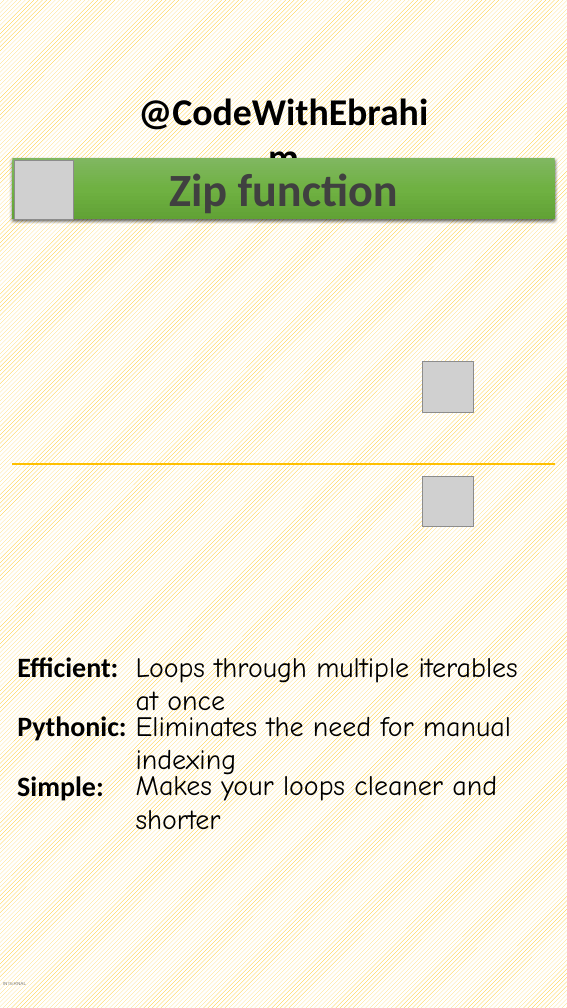
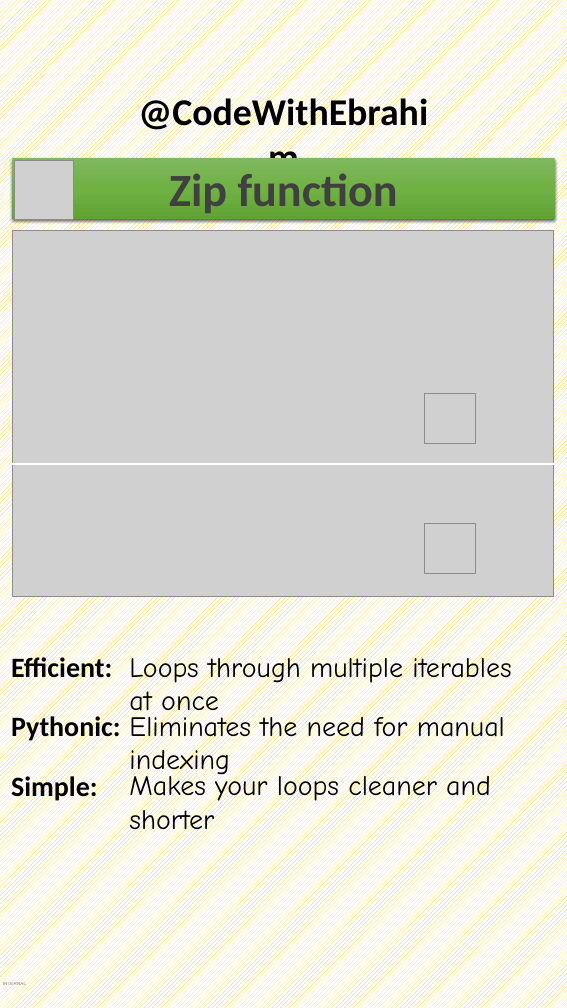
Before and after one commit to ebrahimsalehi1/python_codes, a slide deck: slide 18 of assets/get-ready.pptx. Drawn at 567x1008 pixels with LibreOffice and Linux fonts; fonts in the diff are those of the drawing; grey boxes stand for pictures; background and template pictures are left out. Boxes give left, top, right and bottom in pixels: in the first picture for what was removed or moved away, otherwise in the second. Text is boxed around its words. In the diff, an @@ line names an element or a change of style, - is before the commit and + after.

```diff
--- a/assets/get-ready.pptx
+++ b/assets/get-ready.pptx
@@ picture added at bbox=[13, 230, 553, 597] @@
@@ picture: place and size @@
-picture at bbox=[423, 361, 473, 412]
+picture at bbox=[424, 393, 475, 444]
@@ line (12, 464) - (554, 464): stroke #FFC000 3 pt to #FFFFFF 3 pt @@
@@ picture: place and size @@
-picture at bbox=[423, 476, 473, 527]
+picture at bbox=[424, 523, 475, 574]
@@ 6 texts: place and size @@
-6 texts at bbox=[17, 652, 518, 838]
+6 texts at bbox=[11, 652, 511, 838]
```
Also in this commit, not shown: 1 slide added, 3 other files.
